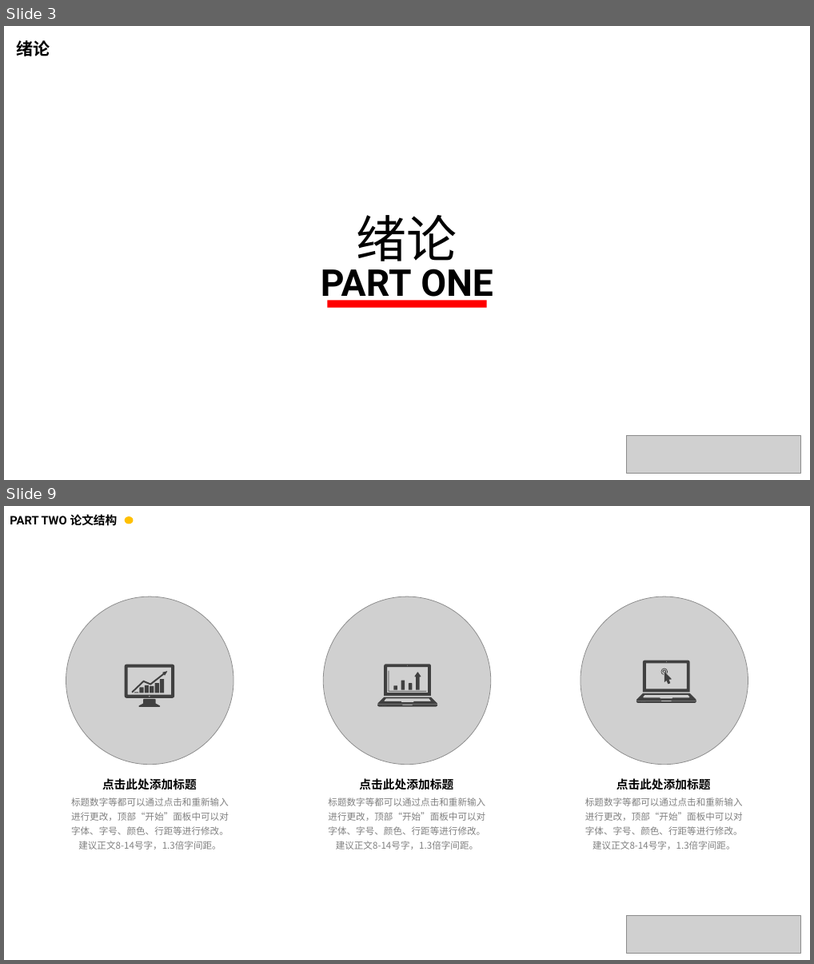
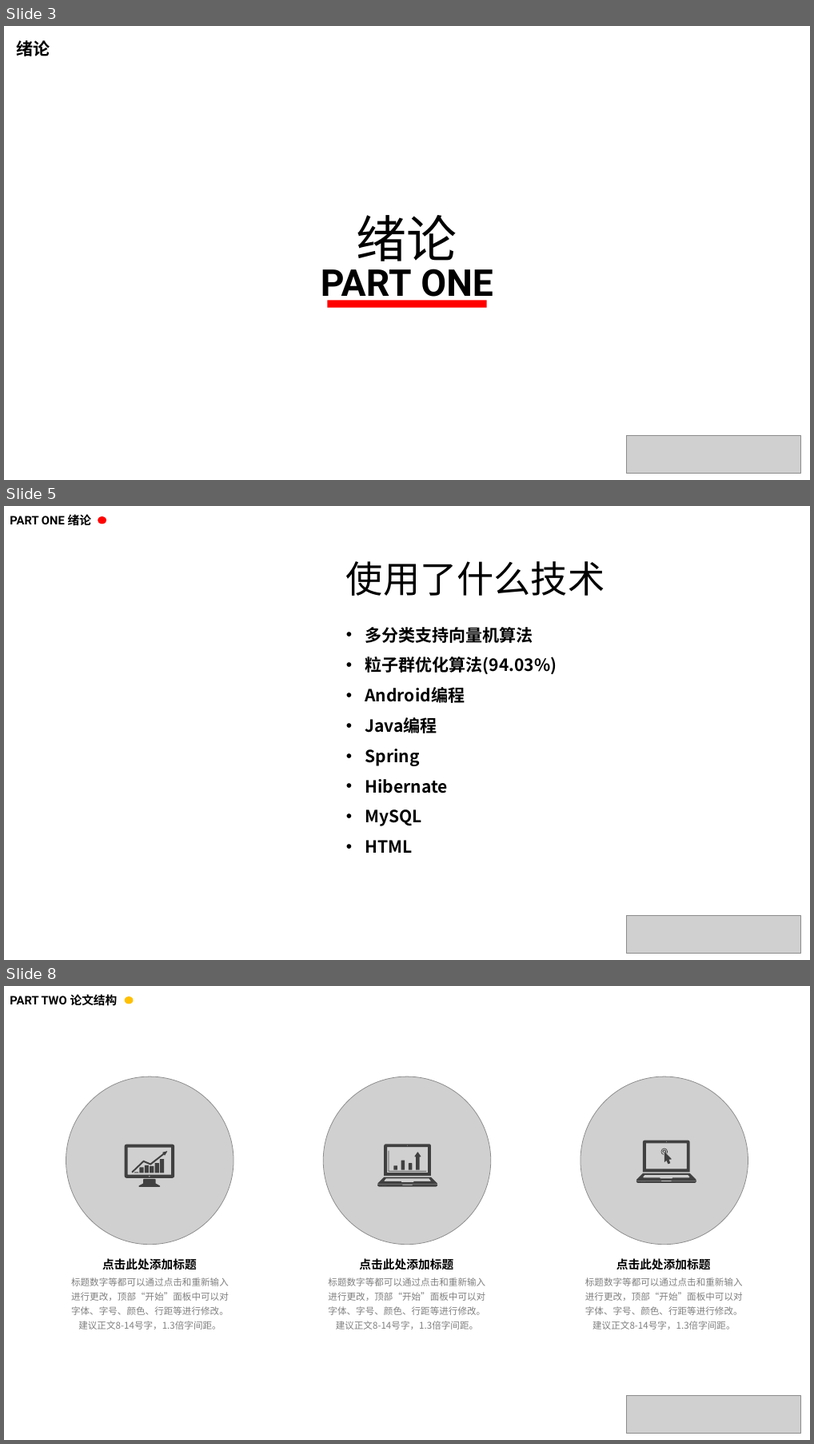
Before and after one commit to zhuke1993/GraduationProject_KeZhu, a slide deck: 文档/基于SVM分类器的动作识别系统.pptx. Shown one above the other, each under a label of ours: slides 3 and 9 before the commit, slides 3, 5 and 8 after it; the slides between them are not shown. The pictures are 814x964 and 814x1444 pixels, drawn with LibreOffice and Linux fonts; fonts in the diff are those of the drawing; grey boxes stand for pictures; background and template pictures are left out. Boxes give left, top, right and bottom in pixels: in the first picture for what was removed or moved away, otherwise in the second. Text is boxed around its words. In the diff, an @@ line names an element or a change of style, - is before the commit and + after.

```diff
--- a/文档/基于SVM分类器的动作识别系统.pptx
+++ b/文档/基于SVM分类器的动作识别系统.pptx
@@ slide 5 added at (4,506,810,960), background #FFFFFF @@
@@ text added at (10,514,91,526), 14 pt, text #000000, bold @@
+PART ONE 绪论
@@ ellipse added at (98,516,106,524), fill #FF0000 @@
@@ text added at (346,561,605,596), 44 pt, text #000000 @@
+使用了什么技术
@@ text added at (365,627,557,852), 20 pt, text #000000, bold @@
+• 多分类支持向量机算法
+• 粒子群优化算法(94.03%)
+• Android编程
+• Java编程
+• Spring
+• Hibernate
+• MySQL
+• HTML
@@ picture added at (627,915,802,953) @@
@@ what was slide 9 is now slide 8 @@
```
Also in this commit, not shown: 1 slide changed, 3 other slides added, 6 slides removed, 10 other files.
